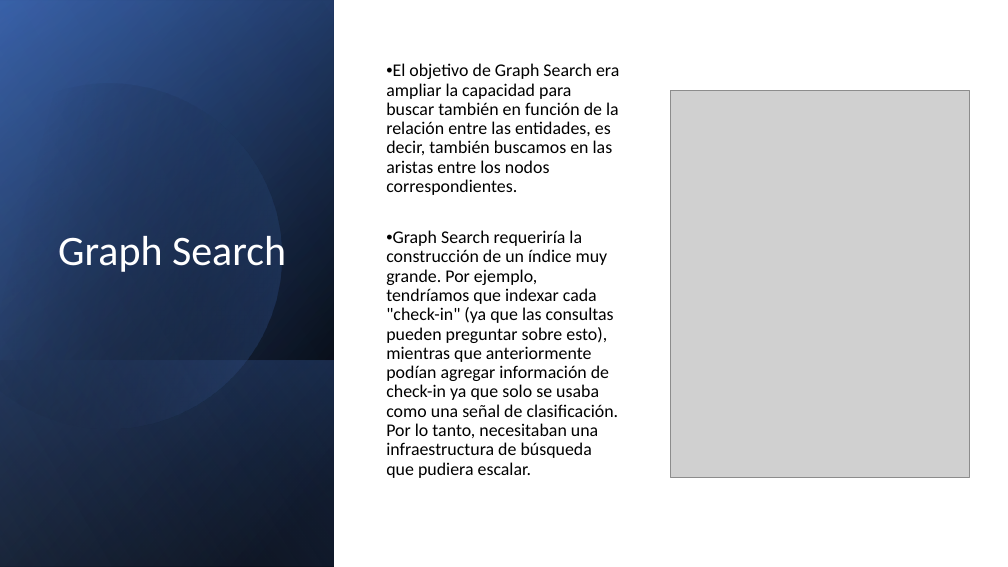
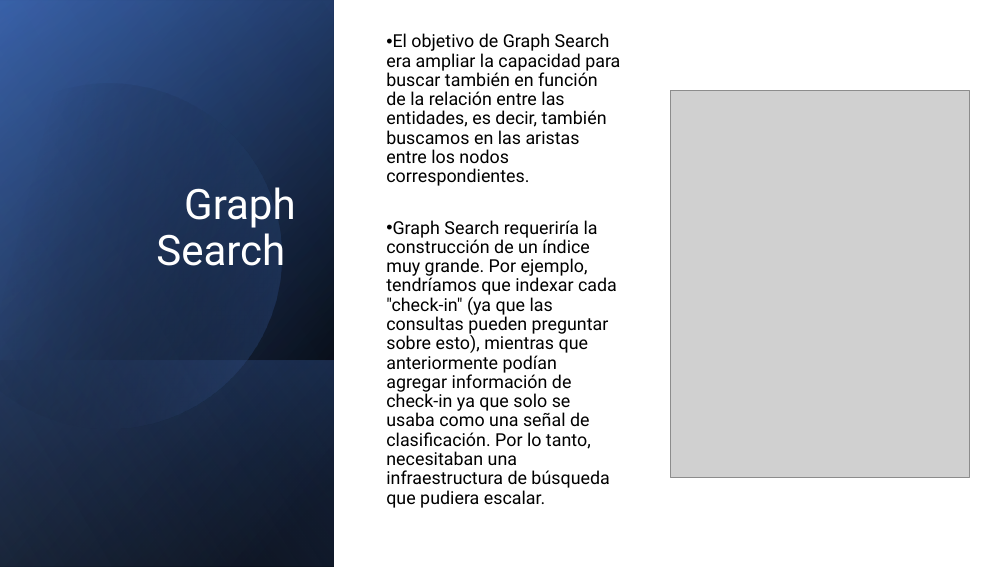
Before and after one commit to Erickhu-11/Proyecto2, a slide deck: slide 8 of Facebook.pptx (slide 6 before the commit). Drawn at 1008x567 pixels with LibreOffice and Linux fonts; fonts in the diff are those of the drawing; grey boxes stand for pictures. Boxes give left, top, right and bottom in pixels: in the first picture for what was removed or moved away, otherwise in the second. Text is boxed around its words. In the diff, an @@ line names an element or a change of style, - is before the commit and + after.

```diff
--- a/Facebook.pptx
+++ b/Facebook.pptx
@@ title "Graph Search" at (x1=156, y1=187, x2=295, y2=266): font Calibri to Roboto @@
@@ text "El objetivo de Graph Search ..." at (x1=386, y1=50, x2=620, y2=508): font Calibri to Roboto @@
```
Also in this commit, not shown: 6 other slides changed, 2 slides added, 1 slide removed.
